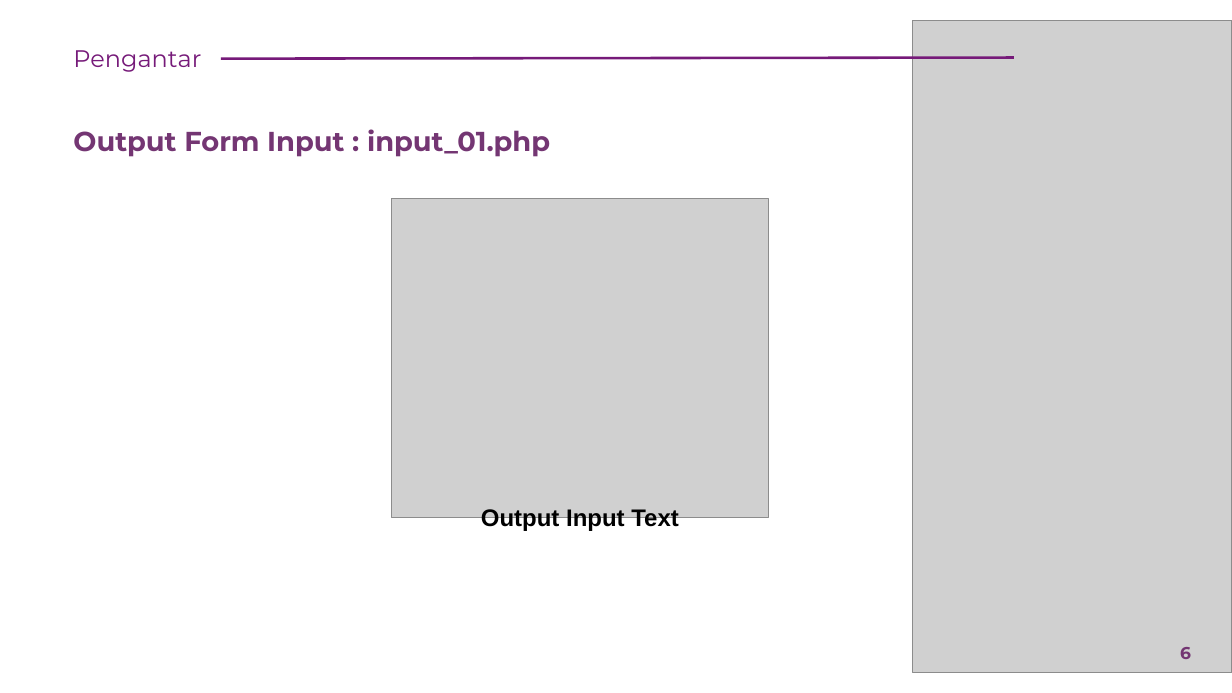
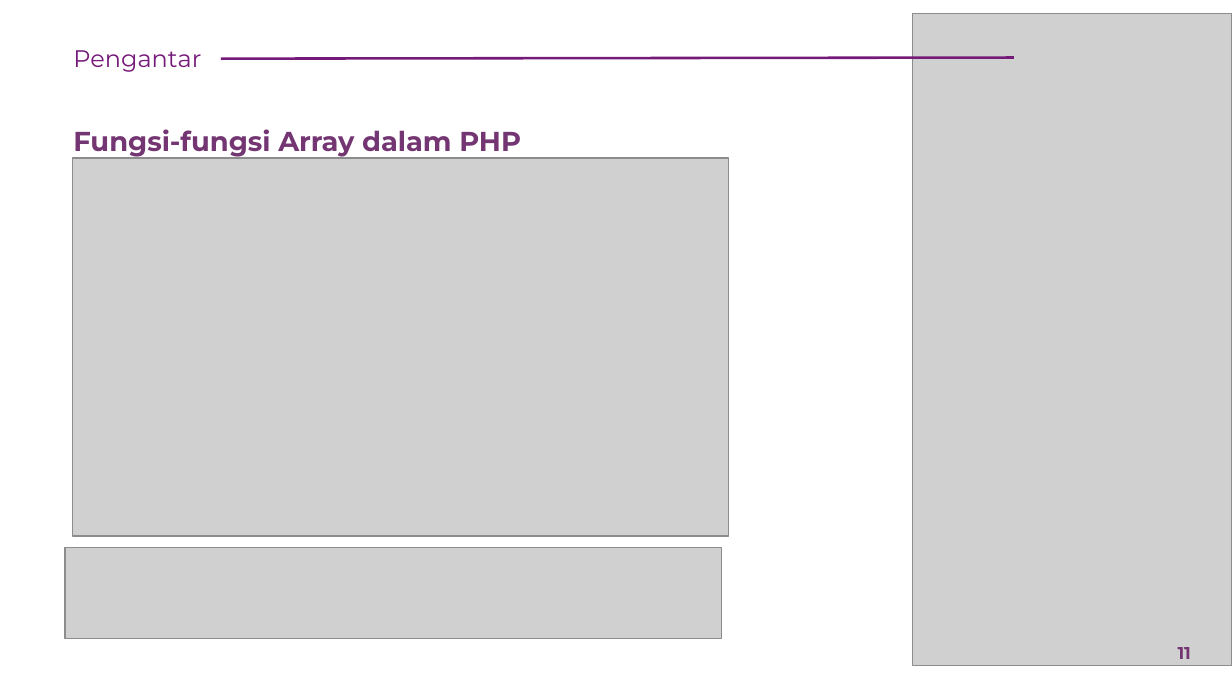
Before and after one commit to rikialdi/pemprograman-web-2022, a slide deck: slide 11 of Materi/Pertemuan - 13.pptx (slide 6 before the commit). Drawn at 1232x693 pixels with LibreOffice and Linux fonts; fonts in the diff are those of the drawing; grey boxes stand for pictures. Boxes give left, top, right and bottom in pixels: in the first picture for what was removed or moved away, otherwise in the second. Text is boxed around its words. In the diff, an @@ line names an element or a change of style, - is before the commit and + after.

```diff
--- a/Materi/Pertemuan - 13.pptx
+++ b/Materi/Pertemuan - 13.pptx
@@ picture: place and size @@
-picture at bbox=[913, 21, 1232, 673]
+picture at bbox=[913, 14, 1232, 665]
@@ text at bbox=[73, 129, 521, 158]: text changed @@
-Output Form Input : input_01.php
+Fungsi-fungsi Array dalam PHP
@@ picture added at bbox=[73, 158, 729, 536] @@
@@ picture removed at bbox=[392, 198, 769, 516] @@
@@ text removed at bbox=[481, 509, 679, 532] @@
-Output Input Text
@@ picture added at bbox=[65, 548, 722, 639] @@
@@ page number at bbox=[1178, 647, 1191, 659]: text changed @@
-6
+11
```
Also in this commit, not shown: 4 other slides changed, 9 slides added, 2 slides removed, 8 other files.
